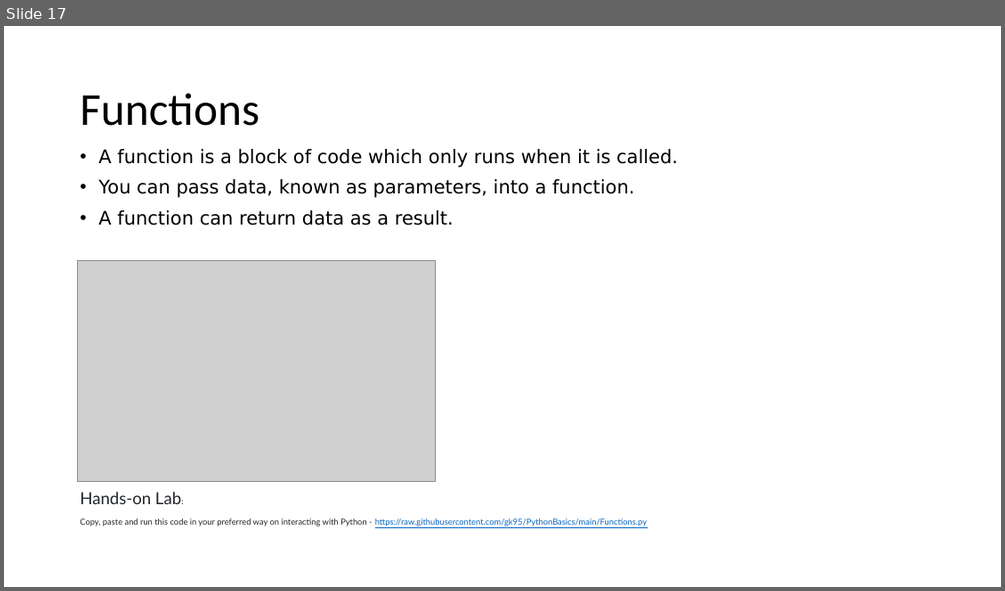
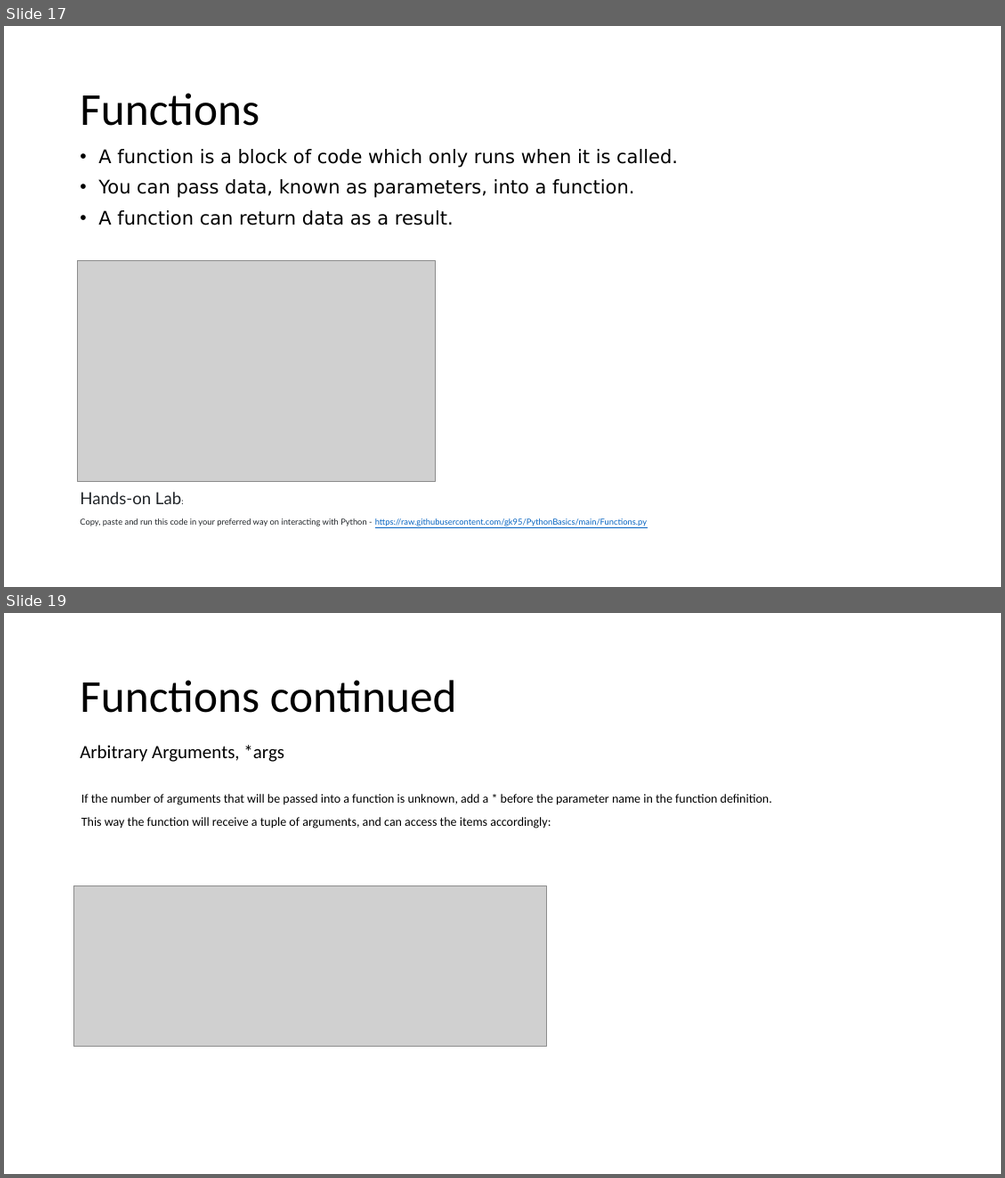
Before and after one commit to gk95/PythonBasics, a slide deck: Python(3) Intro.pptx. Shown one above the other, each under a label of ours: slide 17 before the commit, slides 17 and 19 after it; the slides between them are not shown. The pictures are 1005x591 and 1005x1178 pixels, drawn with LibreOffice and Linux fonts; fonts in the diff are those of the drawing; grey boxes stand for pictures. Boxes give left, top, right and bottom in pixels: in the first picture for what was removed or moved away, otherwise in the second. Text is boxed around its words. In the diff, an @@ line names an element or a change of style, - is before the commit and + after.

```diff
--- a/Python(3) Intro.pptx
+++ b/Python(3) Intro.pptx
@@ slide 19 added at <box>4,613,1001,1174</box>, background #FFFFFF @@
@@ title added at <box>80,680,457,713</box>, 44 pt, text #000000 @@
+Functions continued
@@ text added at <box>80,745,284,762</box>, 18 pt, text #000000 @@
+Arbitrary Arguments, *args
@@ text added at <box>81,794,772,828</box>, 12 pt, text #000000 @@
+If the number of arguments that will be passed into a function is unknown, add a * before the parameter name in the function definition.
+This way the function will receive a tuple of arguments, and can access the items accordingly:
@@ picture added at <box>73,886,546,1046</box> @@
```
Also in this commit, not shown: 3 other slides added.
